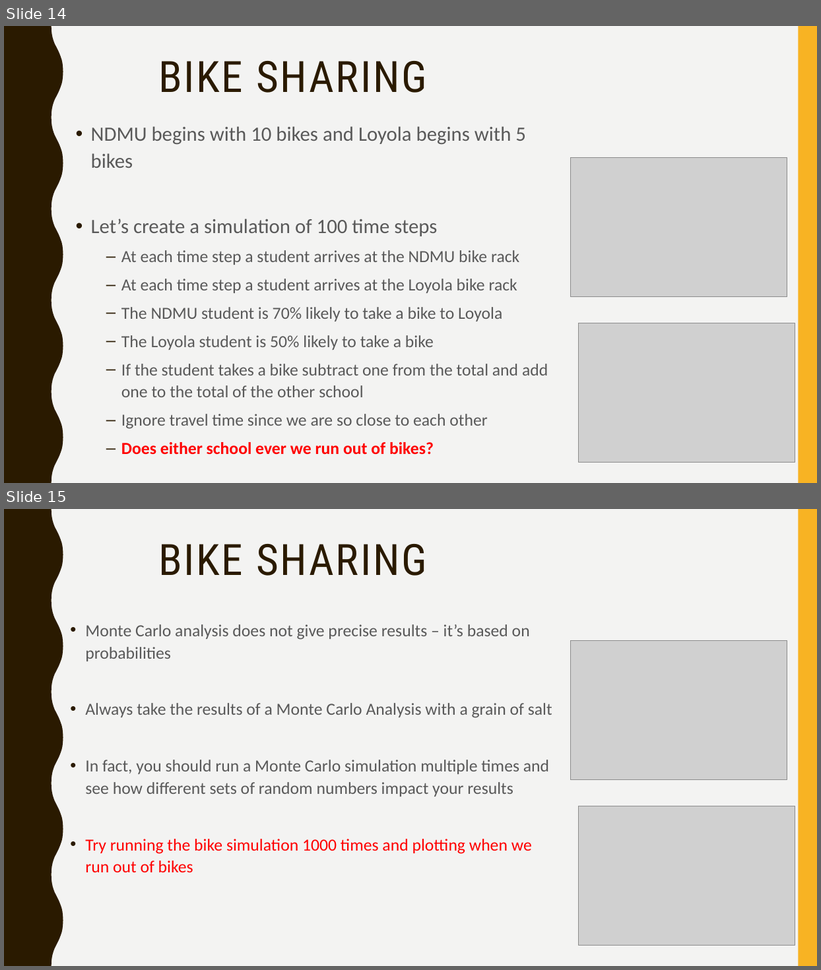
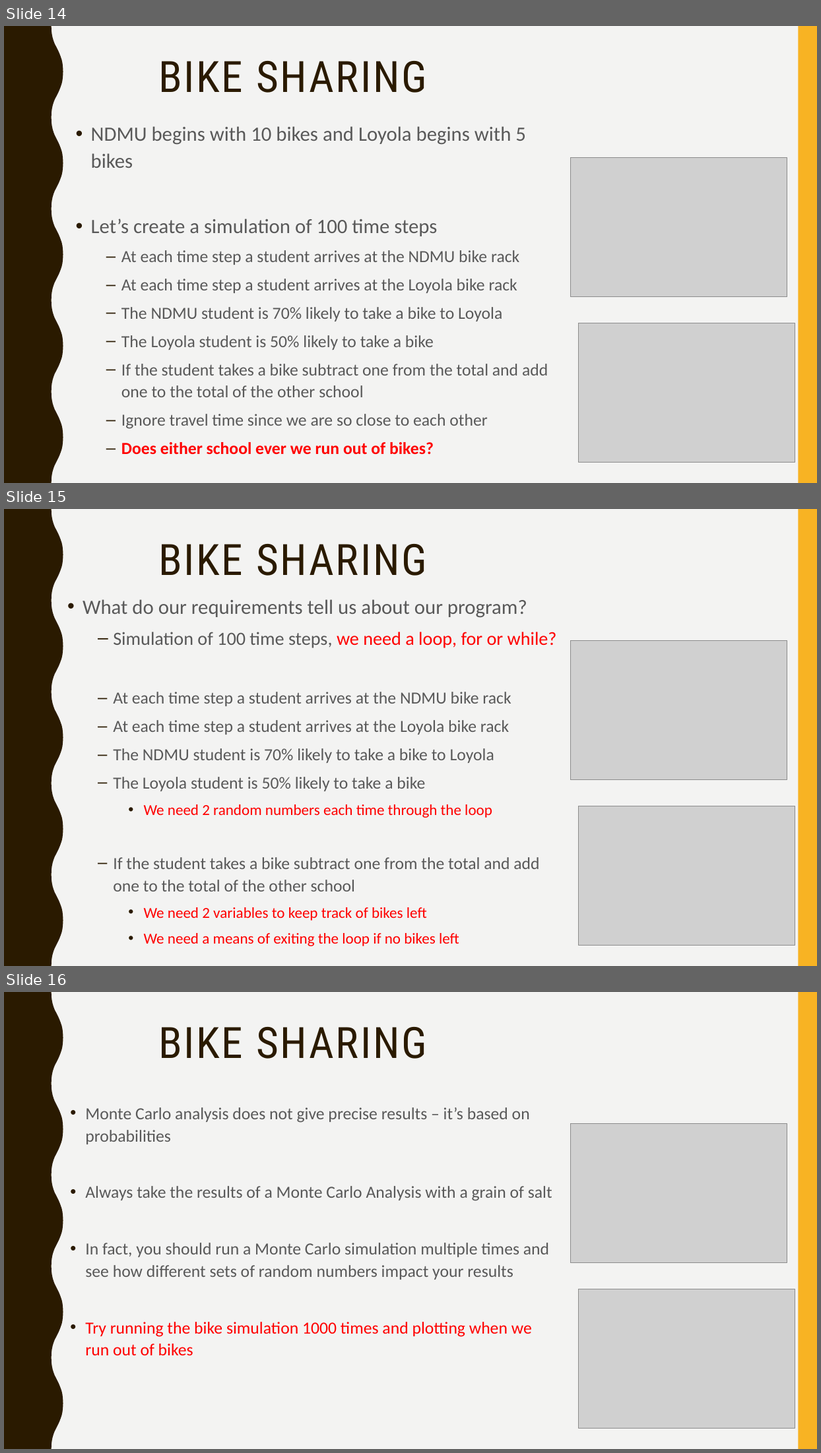
Before and after one commit to narock/scientific_computing_course, a slide deck: 04_Monte_Carlo/04_Monte_Carlo.pptx. Shown one above the other, each under a label of ours: slides 14 and 15 before the commit, slides 14, 15 and 16 after it. The pictures are 821x970 and 821x1453 pixels, drawn with LibreOffice and Linux fonts; fonts in the diff are those of the drawing; grey boxes stand for pictures. Boxes give left, top, right and bottom in pixels: in the first picture for what was removed or moved away, otherwise in the second. Text is boxed around its words. In the diff, an @@ line names an element or a change of style, - is before the commit and + after.

```diff
--- a/04_Monte_Carlo/04_Monte_Carlo.pptx
+++ b/04_Monte_Carlo/04_Monte_Carlo.pptx
@@ slide 15 added at (4, 509, 817, 966), background #F3F3F2; not listed: 2 template elements that a slide beside it also shows @@
@@ title added at (159, 544, 427, 576), 51 pt, text #2A1A00 @@
+BIKE SHARING
@@ text added at (83, 599, 557, 947), 20 pt, text #595959 @@
+• What do our requirements tell us about our program?
+  – Simulation of 100 time steps, we need a loop, for or while?
+  – At each time step a student arrives at the NDMU bike rack
+  – At each time step a student arrives at the Loyola bike rack
+  – The NDMU student is 70% likely to take a bike to Loyola
+  – The Loyola student is 50% likely to take a bike
+    • We need 2 random numbers each time through the loop
+  – If the student takes a bike subtract one from the total and add one to the total of the other school
+    • We need 2 variables to keep track of bikes left
+    • We need a means of exiting the loop if no bikes left
@@ picture added at (572, 641, 788, 780) @@
@@ picture added at (580, 807, 796, 946) @@
@@ what was slide 15 is now slide 16 @@
```
Also in this commit, not shown: 6 slides changed, 1 other slide added, 1 slide removed, 26 other files.
